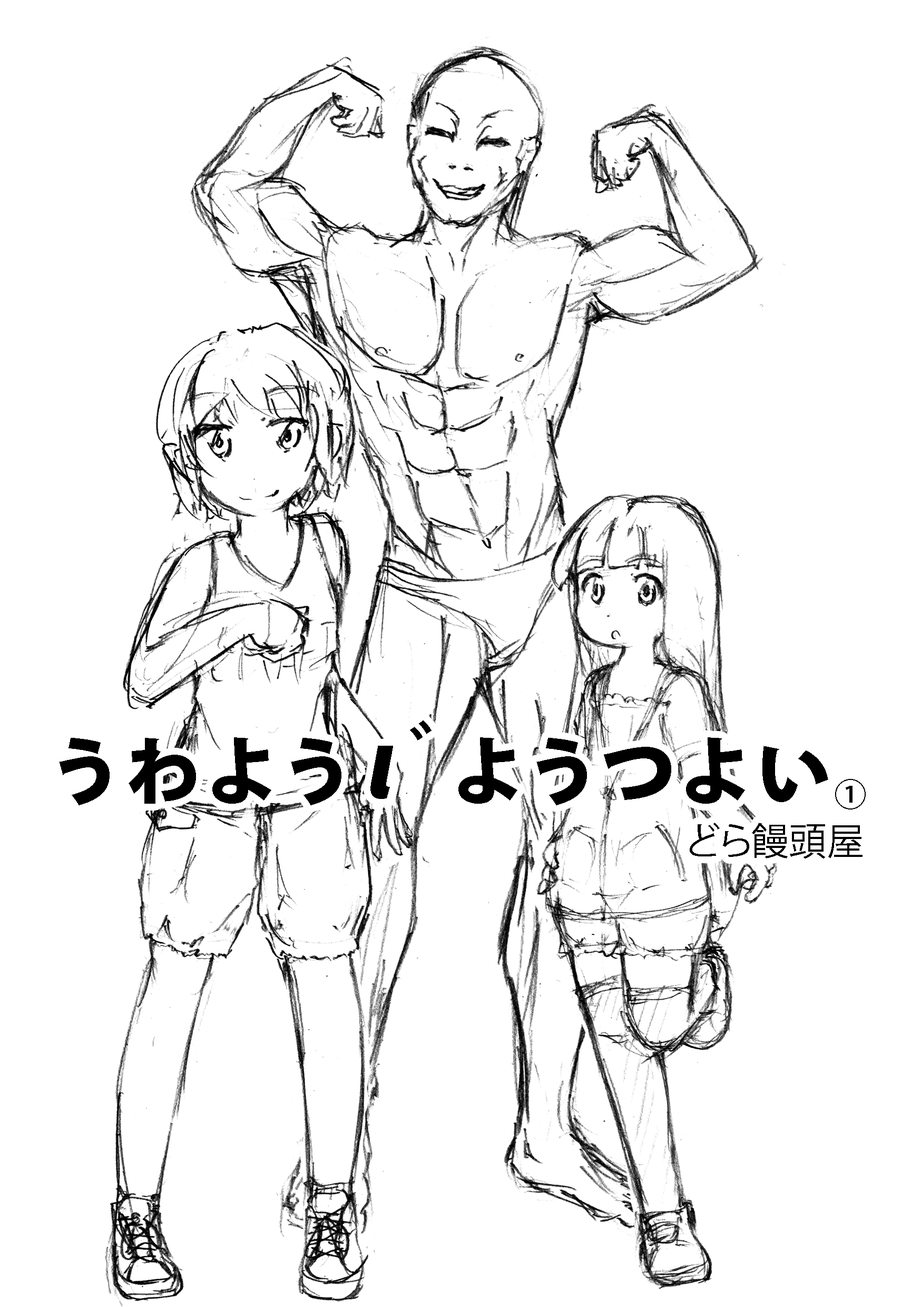
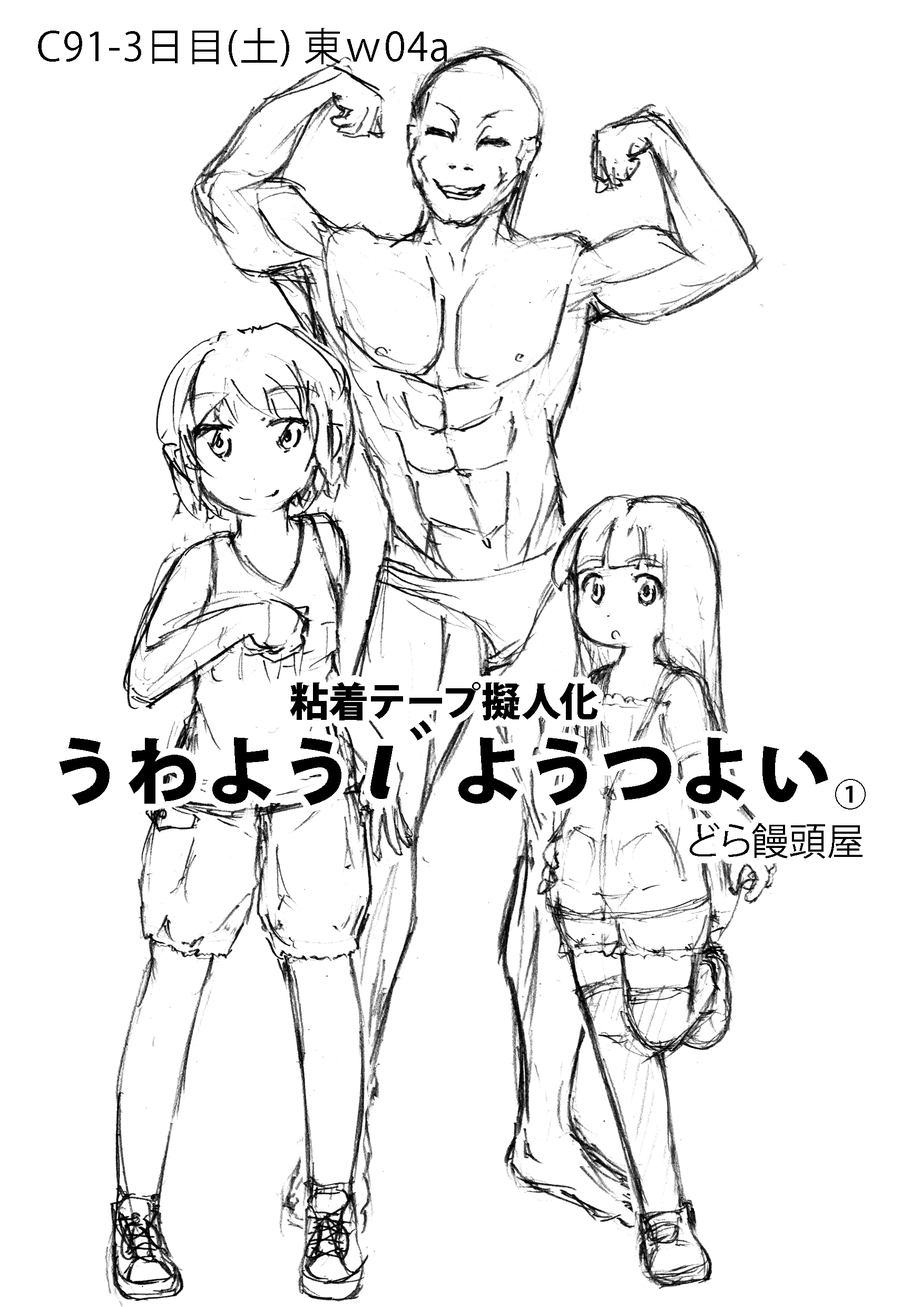
The second w=921, h=1307 image is a revision of the first. Changes to its layers:
added layer "C91-3日目(土) 東ｗ04a" above "粘着テープ擬人化" over 37, 27, 447, 67
added layer "粘着テープ擬人化" above "ぅゎょぅι゛ょぅっょぃ" over 290, 681, 598, 721
